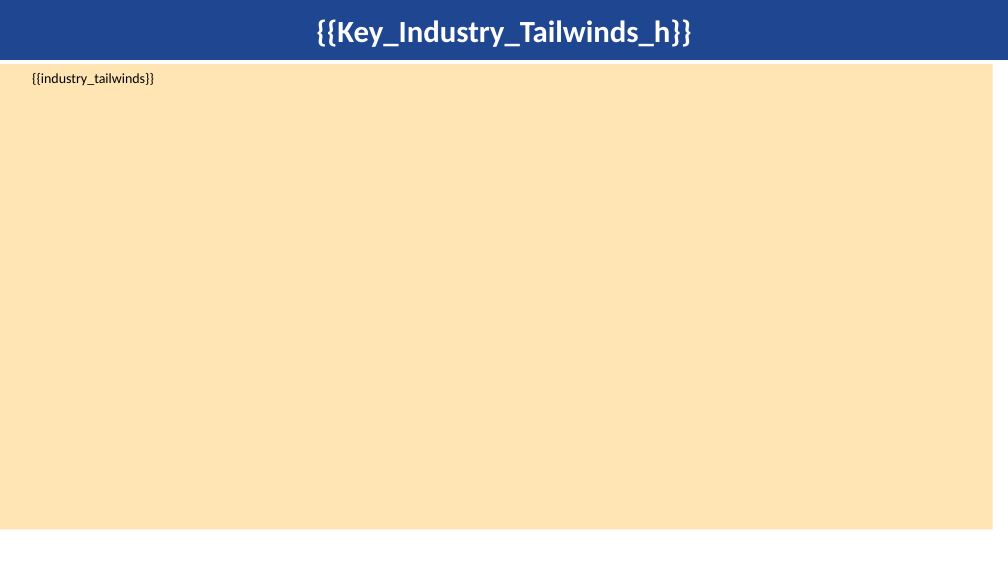
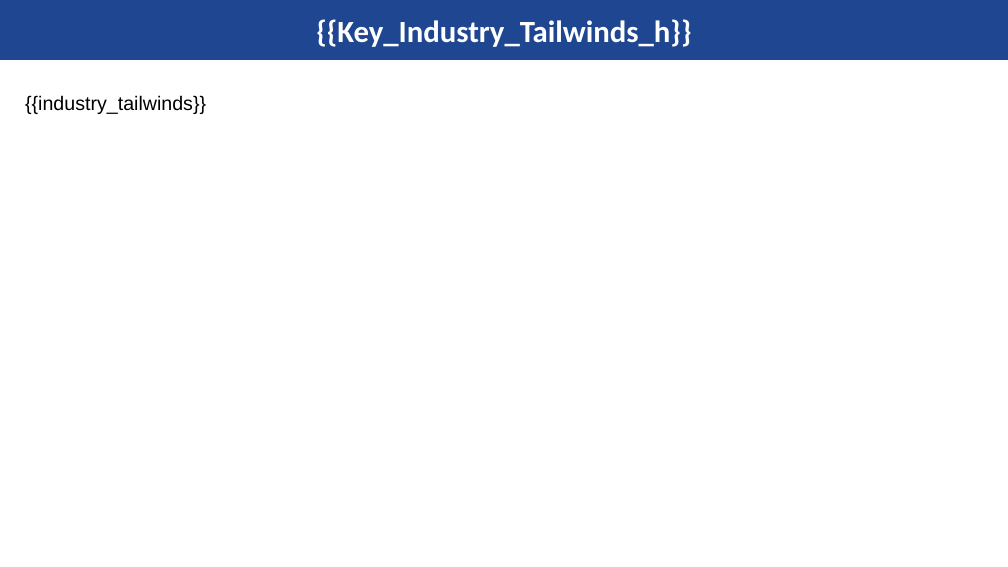
Before and after one commit to kishanyash/fluffy-lamp, a slide deck: slide 8 of master_template.pptx (slide 7 before the commit). Drawn at 1008x567 pixels with LibreOffice and Linux fonts; fonts in the diff are those of the drawing; background and template pictures are left out. Boxes give left, top, right and bottom in pixels: in the first picture for what was removed or moved away, otherwise in the second. Text is boxed around its words. In the diff, an @@ line names an element or a change of style, - is before the commit and + after.

```diff
--- a/master_template.pptx
+++ b/master_template.pptx
@@ text "{{industry_tailwinds}}": place and size @@
-text "{{industry_tailwinds}}" at (0, 64, 993, 529)
+text "{{industry_tailwinds}}" at (25, 95, 206, 114)
@@ text "{{industry_tailwinds}}" at (25, 95, 206, 114): size 10 to 14 pt, font Calibri to Arial; alignment justified to left; indent changed; vertical alignment middle to top; fill #FFE5B4 to none @@
```
Also in this commit, not shown: 10 other slides changed, 1 slide added.
